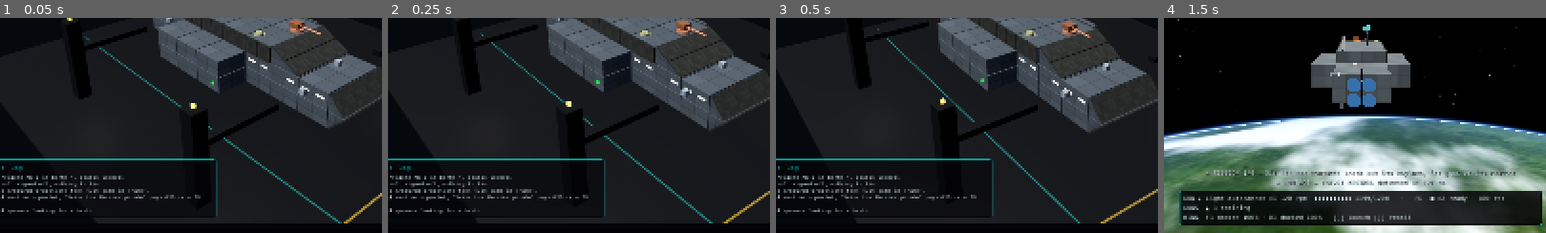
Above: before the commit, frames 1-4 (left to right).
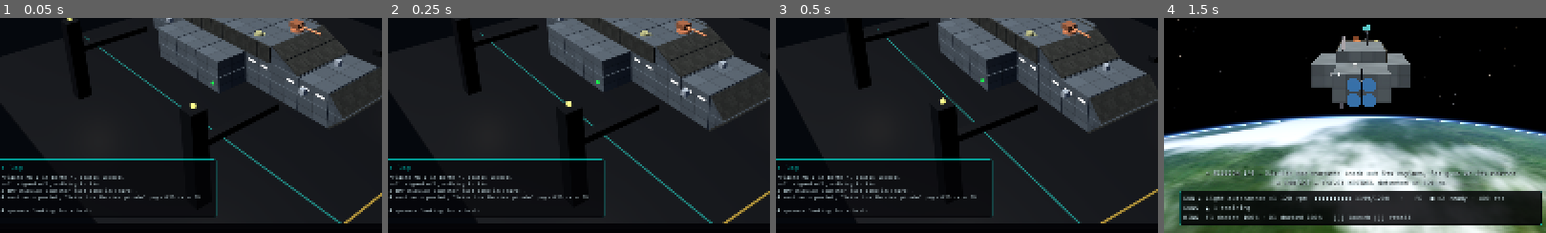
Above: after the commit, the same moments.

Repository: TheBooleanJulian/no-safe-orbit
Game: Godot game, scene res://scenes/shipyard/shipyard.tscn
The game is run twice, just before and just after one commit, with the same random seed, the same clock (stepped at 60 frames per second) and the same inputs. This scene is started directly instead of the project's main scene.
Inputs (mouse positions are % of the whole screen's width and height, from its top left):
- Up to frame 1 (0.05 s): no input
- Up to frame 2 (0.25 s): no input
- Up to frame 3 (0.5 s): no input
- Up to frame 4 (1.5 s): click "LAUNCH ▶" at 0.5 s; tap Enter at 1.25 s; drag from (12, 85) to (60, 28) at 1.27 s
The pictures show only the part of the screen within x 24-74%, y 50-100%; the shares and areas given below are measured in that part.

The runs differ from the first frame. In frame 1, 0.4% of the frame differs, in the area x 2-39%, y 78-82%; in frame 2, 0.4%; in frame 3, 0.4%; in frame 4, nothing differs.

Commit message:
feat: repair and salvage drones (Milestone 15, part 1)
A repair drone patches damaged systems outside a friendly hull (its own
ship first) to the field-repair limit. A salvage drone strips a disabled
hostile or a derelict, a system every 4 s, into spare parts, and brings 30
home at a time into the hold. Both escort when there is no work.

Co-Authored-By: Claude Opus 5.5 <noreply@anthropic.com>

Diff:
--- /dev/null
+++ b/data/catalog/equipment/repair_drone_rack.tres
@@ -0,0 +1,23 @@
+[gd_resource type="Resource" script_class="EquipmentDefinition" load_steps=3 format=3]
+
+[ext_resource type="Script" path="res://scripts/construction/equipment_definition.gd" id="1_def"]
+[ext_resource type="Resource" path="res://data/craft/repair_drone.tres" id="2_craft"]
+
+[resource]
+script = ExtResource("1_def")
+id = &"repair_drone_rack"
+display_name = "Drone rack (repair)"
+kind = 7
+mount = 1
+footprint_cells = Vector2i(1, 1)
+allowed_room_roles = Array[StringName]([])
+allowed_faces = Array[StringName]([&"dorsal", &"ventral", &"port", &"starboard"])
+mass_kg = 2200.0
+power_kw = -10.0
+heat_kw = 0.0
+heat_rejection_kw = 0.0
+thrust_n = 0.0
+color = Color(0.55, 0.9, 0.55, 1)
+craft = ExtResource("2_craft")
+rarity = 1
+drop_weight = 6.0
--- /dev/null
+++ b/data/catalog/equipment/salvage_drone_rack.tres
@@ -0,0 +1,23 @@
+[gd_resource type="Resource" script_class="EquipmentDefinition" load_steps=3 format=3]
+
+[ext_resource type="Script" path="res://scripts/construction/equipment_definition.gd" id="1_def"]
+[ext_resource type="Resource" path="res://data/craft/salvage_drone.tres" id="2_craft"]
+
+[resource]
+script = ExtResource("1_def")
+id = &"salvage_drone_rack"
+display_name = "Drone rack (salvage)"
+kind = 7
+mount = 1
+footprint_cells = Vector2i(1, 1)
+allowed_room_roles = Array[StringName]([])
+allowed_faces = Array[StringName]([&"dorsal", &"ventral", &"port", &"starboard"])
+mass_kg = 2200.0
+power_kw = -10.0
+heat_kw = 0.0
+heat_rejection_kw = 0.0
+thrust_n = 0.0
+color = Color(0.95, 0.75, 0.45, 1)
+craft = ExtResource("2_craft")
+rarity = 1
+drop_weight = 6.0
--- /dev/null
+++ b/data/craft/repair_drone.tres
@@ -0,0 +1,24 @@
+[gd_resource type="Resource" script_class="ShipConfig" load_steps=2 format=3]
+
+[ext_resource type="Script" path="res://scripts/simulation/ship_config.gd" id="1_cfg"]
+
+[resource]
+script = ExtResource("1_cfg")
+display_name = "Repair drone"
+mass_kg = 2000.0
+inertia_kgm2 = Vector3(2600, 2600, 800)
+unlimited_propellant = false
+propellant_capacity_kg = 1000.0
+main_isp_s = 300.0
+rcs_isp_s = 250.0
+thrust_forward_n = 36000.0
+thrust_reverse_n = 14000.0
+thrust_lateral_n = 14000.0
+thrust_vertical_n = 14000.0
+max_torque_nm = Vector3(26000, 26000, 8000)
+assist_max_rate_rad_s = Vector3(1.5, 1.5, 2.0)
+hit_box_center = Vector3(0, 0, 0)
+hit_box_half_extents = Vector3(1.2, 0.8, 1.8)
+cannon_muzzles_body = PackedVector3Array()
+hull_hp = 14.0
+craft_role = &"repair"
--- /dev/null
+++ b/data/craft/salvage_drone.tres
@@ -0,0 +1,24 @@
+[gd_resource type="Resource" script_class="ShipConfig" load_steps=2 format=3]
+
+[ext_resource type="Script" path="res://scripts/simulation/ship_config.gd" id="1_cfg"]
+
+[resource]
+script = ExtResource("1_cfg")
+display_name = "Salvage drone"
+mass_kg = 2600.0
+inertia_kgm2 = Vector3(2600, 2600, 800)
+unlimited_propellant = false
+propellant_capacity_kg = 1000.0
+main_isp_s = 300.0
+rcs_isp_s = 250.0
+thrust_forward_n = 36000.0
+thrust_reverse_n = 14000.0
+thrust_lateral_n = 14000.0
+thrust_vertical_n = 14000.0
+max_torque_nm = Vector3(26000, 26000, 8000)
+assist_max_rate_rad_s = Vector3(1.5, 1.5, 2.0)
+hit_box_center = Vector3(0, 0, 0)
+hit_box_half_extents = Vector3(1.2, 0.8, 1.8)
+cannon_muzzles_body = PackedVector3Array()
+hull_hp = 18.0
+craft_role = &"salvage"
--- a/scripts/app/main.gd
+++ b/scripts/app/main.gd
@@ -1999,6 +1999,14 @@
 		_show_burst(burst, player)
 	beam_view.add(world.take_beams())
 	hud.note_hits(hits, PLAYER_ID, world.sim_time)
+	# Salvage drones' loads: into the hold (at risk until banked), like a beacon's crates.
+	if player_wing.delivered_parts > 0:
+		var parts := player_wing.delivered_parts
+		player_wing.delivered_parts = 0
+		var vessel := get_profile().vessel
+		vessel.cargo["spare_parts"] = int(vessel.cargo.get("spare_parts", 0)) + parts
+		hud.notice("Salvage drones: +%d spare parts into the hold" % parts, world.sim_time)
+		combat_log.record(world.sim_time, "salvage", "Salvage drones brought %d spare parts aboard" % parts)
 	var log_wings: Array[AirWing] = [player_wing]
 	for c in encounter.contacts:
 		log_wings.append(c.wing)
--- a/scripts/simulation/air_wing.gd
+++ b/scripts/simulation/air_wing.gd
@@ -18,6 +18,17 @@
 ##   inert); it resumes its directive when contact is back.
 ## - A craft shot down or lost on entry is LOST; replacing it costs spare
 ##   parts at the station. Damage persists (ShipInstance.wing).
+## - Work drones (Milestone 15), on any directive but RETURN: a repair drone
+##   holds WORK_STANDOFF_M off a damaged system outside a friendly hull (the
+##   carrier's first) and patches it at REPAIR_HP_PER_S up to
+##   ShipSystems.FIELD_REPAIR_LIMIT — the crew's field-repair limit, without
+##   the walk or the airlock; a salvage drone holds off a disabled hostile
+##   or a derelict (the target first, else the nearest within
+##   SALVAGE_RANGE_M of the carrier) and cuts its most valuable system free
+##   every SALVAGE_CUT_S, into SALVAGE_PART_SHARE of its worth in spare
+##   parts; full (SALVAGE_CAPACITY) or out of wrecks it flies them home,
+##   where they are `delivered_parts` (Main puts them in the hold). With no
+##   work either escorts.
 
 enum Status { DOCKED, FLYING, LOST }
 
@@ -32,6 +43,16 @@
 ## Recon craft inside this range of the target give a close inspection.
 const INSPECT_RANGE_M := 3000.0
 const LOG_LIMIT := 20
+## Work drones (see above).
+const WORK_ROLES: Array[StringName] = [&"repair", &"salvage"]
+const WORK_STANDOFF_M := 12.0
+const WORK_RANGE_M := 20.0
+const WORK_SPEED_MPS := 3.0
+const REPAIR_HP_PER_S := 1.5
+const SALVAGE_CUT_S := 4.0
+const SALVAGE_PART_SHARE := 0.5
+const SALVAGE_CAPACITY := 30
+const SALVAGE_RANGE_M := 8000.0
 
 
 class Craft:
@@ -59,6 +80,12 @@
 	## nothing left to fight) rather than recalled: it goes out again once
 	## refuelled and rearmed (AirWing.auto_relaunch).
 	var came_back_itself: bool = false
+	## A salvage drone's load (spare parts) and its cutting clock (s).
+	var cargo_parts: int = 0
+	var work_s: float = 0.0
+
+	func is_worker() -> bool:
+		return config.craft_role in AirWing.WORK_ROLES
 
 	func is_drone() -> bool:
 		return config.cannon == null
@@ -85,6 +112,10 @@
 var jammed: bool = false
 var log: PackedStringArray = PackedStringArray()
 var log_count: int = 0
+## Spare parts salvage drones have brought aboard and Main has not banked yet.
+var delivered_parts: int = 0
+## Systems a work drone has taken on this tick (ship id + part id -> craft id).
+var _claims: Dictionary = {}
 
 
 ## One craft per working craft rack on the carrier's blueprint.
@@ -232,6 +263,7 @@
 		var h := world.get_ship(id)
 		if h != null and h.is_active():
 			hostiles.append(h)
+	_claims.clear()
 	# Our side (never in the line of fire) and hostile missiles (interceptors).
 	_friends.clear()
 	_enemy_missiles.clear()
@@ -253,11 +285,11 @@
 					c.service_left_s = maxf(c.service_left_s - dt, 0.0)
 					if c.service_left_s <= 0.0:
 						_note("%s %s" % [c.label, _resupply_from(carrier, c)])
-				elif c.came_back_itself and auto_relaunch and target != null and c.hull_fraction > 0.5 \
-						and launch_block_reason(world, c) == "":
+				elif c.came_back_itself and auto_relaunch and c.hull_fraction > 0.5 and launch_block_reason(world, c) == "" \
+						and (target != null if not c.is_worker() else (carrier != null and not _work_job(world, c, carrier.position, carrier, target).is_empty())):
 					c.came_back_itself = false
 					launch(world, c)
-					_note("%s back out — %s" % [c.label, target.display_name])
+					_note("%s back out — %s" % [c.label, target.display_name if not c.is_worker() else "there is work"])
 			Status.FLYING:
 				_fly(world, c, carrier, target, hostiles, dt)
 
@@ -296,10 +328,26 @@
 			directive = CraftAI.Directive.RETURN
 			why = "nothing left to strike — returning"
 			c.came_back_itself = true
+	var job := {}
+	if c.is_worker() and directive != CraftAI.Directive.RETURN:
+		job = _work_job(world, c, s.position, carrier, target) if c.cargo_parts < SALVAGE_CAPACITY else {}
+		if not job.is_empty():
+			why = job.text
+		elif c.cargo_parts > 0:
+			directive = CraftAI.Directive.RETURN
+			why = "%s — bringing %d spare parts home" % ["hold full" if c.cargo_parts >= SALVAGE_CAPACITY else "nothing left to salvage", c.cargo_parts]
+			c.came_back_itself = true
+		else:
+			directive = CraftAI.Directive.ESCORT
 	if why != c.override_reason:
 		c.override_reason = why
 		if why != "":
 			_note("%s %s" % [c.label, why])
+	if not job.is_empty():
+		c.held_input = _work_input(s, job)
+		world.set_input(c.id, c.held_input)
+		_work(c, s, job, dt)
+		return
 	var rack_point := s.position
 	if carrier != null and carrier.is_active():
 		var frame := rack_frame(world, c)
@@ -316,6 +364,126 @@
 			and s.position.distance_to(rack_point) < RECOVER_RADIUS_M \
 			and (s.velocity - carrier.velocity).length() < RECOVER_SPEED_MPS:
 		_recover(world, c)
+
+
+# --- Work drones (Milestone 15) -------------------------------------------------------
+
+## The job for work drone `c` seen from `from`: {ship, part, point (where to
+## hold), look (the part), text} — {} if there is none.
+func _work_job(world: WorldSimulation, c: Craft, from: Vector3, carrier: ShipState, target: ShipState) -> Dictionary:
+	var best := {}
+	var best_score := INF
+	if c.config.craft_role == &"repair":
+		for ship in _friends:
+			if ship.systems == null or ship.missile != null or (carrier != null and ship.position.distance_to(carrier.position) > comms_range_m):
+				continue
+			var crew_on := ship.systems.repair_task.equipment_id if ship.systems.repair_task != null else ""
+			for e in ship.systems.equipment:
+				if e.destroyed() or not e.def.is_external() or e.hp >= ShipSystems.FIELD_REPAIR_LIMIT * e.max_hp - 1e-3 \
+						or e.id == crew_on or _claimed_by_other(ship, e, c):
+					continue
+				var site := _site(ship, e)
+				var score := from.distance_to(site[0]) + (0.0 if ship == carrier else 1.0e6)
+				if score < best_score:
+					best_score = score
+					best = {"ship": ship, "part": e, "point": site[0], "look": site[1],
+						"text": "patching %s %s on %s" % [e.def.display_name, e.id, ship.display_name]}
+	else:
+		var wreck: ShipState = target if _salvageable(target) else null
+		if wreck == null:
+			var nearest := INF
+			for id in world.ship_ids():
+				var w := world.get_ship(id)
+				if not _salvageable(w) or (carrier != null and w.position.distance_to(carrier.position) > SALVAGE_RANGE_M):
+					continue
+				var d := from.distance_to(w.position)
+				if d < nearest:
+					nearest = d
+					wreck = w
+		if wreck == null:
+			return {}
+		for e in wreck.systems.equipment:
+			if e.destroyed() or _claimed_by_other(wreck, e, c):
+				continue
+			var worth := ServiceYard.equipment_cost(e.def) * e.hp / maxf(e.max_hp, 1e-6)
+			if -worth < best_score:
+				best_score = -worth
+				var site := _site(wreck, e)
+				best = {"ship": wreck, "part": e, "point": site[0], "look": site[1],
+					"text": "salvaging %s (%d / %d parts aboard)" % [wreck.display_name, c.cargo_parts, SALVAGE_CAPACITY]}
+	if not best.is_empty():
+		_claims["%s/%s" % [(best.ship as ShipState).id, (best.part as ShipSystems.EquipmentState).id]] = c.id
+	return best
+
+
+## A disabled hostile or a derelict, not ours, with something left to cut.
+func _salvageable(w: ShipState) -> bool:
+	if w == null or not w.is_active() or w.systems == null or w.missile != null or w.systems.captured or w in _friends:
+		return false
+	if not (w.derelict or w.systems.is_disabled()):
+		return false
+	return w.systems.equipment.any(func(e: ShipSystems.EquipmentState) -> bool: return not e.destroyed())
+
+
+func _claimed_by_other(ship: ShipState, e: ShipSystems.EquipmentState, c: Craft) -> bool:
+	var who: StringName = _claims.get("%s/%s" % [ship.id, e.id], &"")
+	return who != &"" and who != c.id
+
+
+## [where to hold, the part] (world) for work on part `e` of `ship`: off its
+## mount's face for a system outside the hull, else off the hull towards it.
+func _site(ship: ShipState, e: ShipSystems.EquipmentState) -> Array:
+	var part := ship.position + ship.orientation * e.body_position
+	var face: StringName = ship.systems.blueprint.equipment[e.index].face
+	var out := Vector3(ShipGrid.FACE_NORMALS.get(face, Vector3i.ZERO))
+	var depth := WORK_STANDOFF_M
+	if out == Vector3.ZERO or not e.def.is_external():
+		out = e.body_position - ship.config.hit_box_center
+		depth += ship.config.hit_box_half_extents.length()
+	if out.length_squared() < 1e-6:
+		out = Vector3.UP
+	return [part + ship.orientation * out.normalized() * depth, part]
+
+
+## Hold the work station, nose on the part (no avoidance: it works close in).
+func _work_input(s: ShipState, job: Dictionary) -> ShipControlInput:
+	var input := ShipControlInput.create(Vector3.ZERO, Vector3.ZERO, true)
+	input.hold_translation = false
+	var point: Vector3 = job.point
+	CraftAI.steer(s, point, (job.ship as ShipState).velocity, input, clampf(s.position.distance_to(point) * 0.25, 2.0, CraftAI.MAX_CLOSING_MPS))
+	CraftAI.point(s, (job.look as Vector3) - s.position, input)
+	return input
+
+
+## On station and matched in speed: patch, or cut.
+func _work(c: Craft, s: ShipState, job: Dictionary, dt: float) -> void:
+	var ship: ShipState = job.ship
+	if s.position.distance_to(job.point) > WORK_RANGE_M or (s.velocity - ship.velocity).length() > WORK_SPEED_MPS:
+		return
+	var sys := ship.systems
+	var e: ShipSystems.EquipmentState = job.part
+	if c.config.craft_role == &"repair":
+		var limit := ShipSystems.FIELD_REPAIR_LIMIT * e.max_hp
+		e.hp = minf(e.hp + REPAIR_HP_PER_S * dt, limit)
+		if e.hp >= limit - 1e-6:
+			sys.solve_power()
+			ship.config = sys.effective_config()
+			_note("%s patched %s %s on %s to %d %%" % [c.label, e.def.display_name, e.id, ship.display_name, roundi(ShipSystems.FIELD_REPAIR_LIMIT * 100.0)])
+		return
+	c.work_s += dt
+	if c.work_s < SALVAGE_CUT_S:
+		return
+	c.work_s = 0.0
+	var parts := maxi(1, roundi(ServiceYard.equipment_cost(e.def) * e.hp / maxf(e.max_hp, 1e-6) * SALVAGE_PART_SHARE))
+	parts = mini(parts, SALVAGE_CAPACITY - c.cargo_parts)
+	# Cut free, not shot: a reactor is shut down and lifted out, no blast.
+	e.hp = 0.0
+	sys.solve_power()
+	sys._state_changed()
+	ship.config = sys.effective_config()
+	c.cargo_parts += parts
+	_note("%s cut %s %s free from %s: +%d spare parts (%d / %d)" % [c.label, e.def.display_name, e.id, ship.display_name, parts,
+		c.cargo_parts, SALVAGE_CAPACITY])
 
 
 ## Refuel and rearm a docked craft from the carrier's own stores: its
@@ -365,6 +533,10 @@
 	c.comms_lost_s = 0.0
 	if c.directive == CraftAI.Directive.RETURN:
 		c.directive = CraftAI.Directive.RECON if c.is_drone() else CraftAI.Directive.STRIKE
+	if c.cargo_parts > 0:
+		delivered_parts += c.cargo_parts
+		_note("%s brought %d spare parts aboard" % [c.label, c.cargo_parts])
+		c.cargo_parts = 0
 	var needs := c.propellant_fraction < 1.0 or (c.config.cannon != null and c.ammo < c.config.cannon.magazine_rounds)
 	c.service_left_s = SERVICE_S if needs else 0.0
 	_note("%s recovered%s" % [c.label, " — servicing %.0f s" % SERVICE_S if needs else ""])
--- a/scripts/simulation/craft_ai.gd
+++ b/scripts/simulation/craft_ai.gd
@@ -85,6 +85,8 @@
 	&"bomber": "Bomber: long steady runs on ships with a heavy cannon from 1.1 km, then breaks away",
 	&"recon": "Recon drone: never fires; holds 1.5 km from the target and watches",
 	&"ew": "EW drone: never fires; holds 1.2 km out towards the threat so its jamming covers your ship",
+	&"repair": "Repair drone: patches damaged systems outside your hulls (guns, radiators, engines, sensors) to 75 %, your ship's first; no work → escorts",
+	&"salvage": "Salvage drone: strips disabled hostiles and derelicts, a system every 4 s, into spare parts; brings 30 home at a time; no work → escorts",
 }
 const DIRECTIVE_HELP := [
 	"Intercept: engage the nearest hostile craft (interceptors: missiles first); none → screen the ship",
--- a/tests/smoke/smoke_wing.gd
+++ b/tests/smoke/smoke_wing.gd
@@ -148,6 +148,13 @@
 		if not c.is_drone():
 			fighter = c
 	_check(fighter.status == AirWing.Status.DOCKED and main.player_wing.launch(main.world, fighter) == "", "the replacement launches")
+	# Milestone 15: what salvage drones bring aboard goes into the hold.
+	var held := int(profile.vessel.cargo.get("spare_parts", 0))
+	main.player_wing.delivered_parts = 12
+	for i in 3:
+		await process_frame
+	_check(int(profile.vessel.cargo.get("spare_parts", 0)) == held + 12 and main.player_wing.delivered_parts == 0,
+		"salvage drones' 12 spare parts go into the hold (%d → %d)" % [held, int(profile.vessel.cargo.get("spare_parts", 0))])
 	_finish()
 
 
--- /dev/null
+++ b/tests/unit/test_m15_drones.gd
@@ -0,0 +1,129 @@
+extends TestCase
+## Measures: Milestone 15 — repair and salvage drones. A repair drone flies
+## to a damaged system outside its carrier's hull and patches it to the
+## field-repair limit (never past it, never a destroyed one); a salvage
+## drone strips a disabled hostile, a system at a time, into spare parts,
+## brings a full load home and delivers it; with nothing to do they escort;
+## the racks are in the catalog under Drones and their roles are explained.
+
+const DT := 1.0 / 60.0
+
+
+func _catalog() -> ConstructionCatalog:
+	return ConstructionCatalog.default_catalog()
+
+
+## The stock frigate with its recon drone rack swapped for `rack`.
+func _carrier(id: StringName, pos: Vector3, side: StringName, rack: StringName = &"") -> ShipState:
+	var bp := BlueprintIO.load_file(BlueprintIO.DEFAULT_TEMPLATE, PackedStringArray())
+	for e in bp.equipment:
+		if e.def_id == &"drone_rack" and rack != &"":
+			e.def_id = rack
+	var grid := ShipGrid.build(bp, _catalog())
+	var stats := ShipStats.compute(bp, grid)
+	var cfg := stats.to_ship_config(String(id))
+	var s := ShipState.create(id, String(id), cfg, pos)
+	s.side = side
+	s.attach_systems(ShipSystems.create(bp, grid, stats, cfg))
+	return s
+
+
+func _worker(wing: AirWing, role: StringName) -> AirWing.Craft:
+	for c in wing.crafts:
+		if c.config.craft_role == role:
+			return c
+	return null
+
+
+func test_a_repair_drone_patches_systems_outside_the_hull() -> void:
+	var world := WorldSimulation.new(DT)
+	var me := _carrier(&"me", Vector3.ZERO, &"player", &"repair_drone_rack")
+	world.add_ship(me)
+	var wing := AirWing.for_ship(me)
+	world.wings.append(wing)
+	var drone := _worker(wing, &"repair")
+	assert_true(drone != null and drone.is_drone() and drone.is_worker(), "the rack carries a repair drone (%s)" % (drone.label if drone != null else "none"))
+	if drone == null:
+		return
+	# Two damaged systems outside the hull and one destroyed; the drone isn't one of them.
+	var hurt: Array[ShipSystems.EquipmentState] = []
+	var gone: ShipSystems.EquipmentState = null
+	for e in me.systems.equipment:
+		if not e.def.is_external() or e.id == drone.rack_id or e.def.kind == EquipmentDefinition.Kind.CRAFT_MOUNT:
+			continue
+		if gone == null and e.def.kind == EquipmentDefinition.Kind.SENSOR:
+			e.hp = 0.0
+			gone = e
+		elif hurt.size() < 2 and e.def.kind in [EquipmentDefinition.Kind.CANNON, EquipmentDefinition.Kind.RADIATOR]:
+			e.hp = 0.2 * e.max_hp
+			hurt.append(e)
+	assert_true(hurt.size() == 2 and gone != null, "set up: two systems at 20 %, the mast destroyed")
+	assert_true(wing.launch(world, drone) == "", "launched")
+	var t := 0.0
+	while t < 240.0 and not hurt.all(func(e: ShipSystems.EquipmentState) -> bool: return e.hp >= ShipSystems.FIELD_REPAIR_LIMIT * e.max_hp - 1e-3):
+		world.step()
+		t += DT
+	var patched := "\n".join(wing.log).count("patched")
+	print("    measured: both patched to %d %% / %d %% in %.0f s (%.1f hp/s on station); the mast stays at %.0f hp; log: %d patched; crew repair %s" % [
+		roundi(100.0 * hurt[0].hp / hurt[0].max_hp), roundi(100.0 * hurt[1].hp / hurt[1].max_hp), t, AirWing.REPAIR_HP_PER_S, gone.hp,
+		patched, "never started" if me.systems.repair_task == null else "started"])
+	for e in hurt:
+		assert_near(e.hp, ShipSystems.FIELD_REPAIR_LIMIT * e.max_hp, 1e-3, "%s patched to the field limit, no further (hp)" % e.id)
+	assert_true(gone.destroyed(), "a destroyed system needs the yard")
+	assert_true(patched == 2 and me.systems.repair_task == null, "the drone did it, not the crew")
+	# Nothing left to patch: it escorts.
+	for i in 240:
+		world.step()
+	assert_true(drone.status == AirWing.Status.FLYING and drone.override_reason == "", "no work: it flies its escort slot")
+
+
+func test_a_salvage_drone_strips_a_wreck_and_brings_the_parts_home() -> void:
+	var world := WorldSimulation.new(DT)
+	var me := _carrier(&"me", Vector3.ZERO, &"player", &"salvage_drone_rack")
+	var wreck := _carrier(&"wreck", Vector3(0, 0, -1500), &"hostile")
+	world.add_ship(me)
+	world.add_ship(wreck)
+	var wing := AirWing.for_ship(me)
+	wing.target_id = &"wreck"
+	world.wings.append(wing)
+	var drone := _worker(wing, &"salvage")
+	assert_true(drone != null, "the rack carries a salvage drone")
+	if drone == null:
+		return
+	# Still fighting: nothing to salvage.
+	assert_true(wing._work_job(world, drone, me.position, me, wreck).is_empty(), "a ship still fighting isn't salvage")
+	for e in wreck.systems.equipment:
+		if e.def.kind == EquipmentDefinition.Kind.REACTOR:
+			e.hp = 0.0
+	wreck.systems.solve_power()
+	wreck.systems._state_changed()
+	assert_true(wreck.systems.is_disabled(), "the hostile is disabled (%s)" % wreck.systems.disabled_reason())
+	var intact := wreck.systems.intact_fraction()
+	wing.auto_relaunch = false
+	assert_true(wing.launch(world, drone) == "", "launched")
+	var t := 0.0
+	var peak := 0
+	while t < 300.0 and wing.delivered_parts == 0:
+		world.step()
+		t += DT
+		peak = maxi(peak, drone.cargo_parts)
+	var cuts := "\n".join(wing.log).count("cut ")
+	print("    measured: %d systems cut free, load %d / %d, %d delivered after %.0f s; wreck %d %% → %d %% intact; drone %s" % [
+		cuts, peak, AirWing.SALVAGE_CAPACITY, wing.delivered_parts, t, roundi(intact * 100.0), roundi(wreck.systems.intact_fraction() * 100.0),
+		AirWing.STATUS_NAMES[drone.status]])
+	assert_true(cuts >= 2 and wreck.systems.intact_fraction() < intact, "it cut systems free")
+	assert_true(peak == AirWing.SALVAGE_CAPACITY and wing.delivered_parts == AirWing.SALVAGE_CAPACITY,
+		"a full load (%d) brought home and delivered" % AirWing.SALVAGE_CAPACITY)
+	assert_true(drone.status == AirWing.Status.DOCKED and drone.cargo_parts == 0, "recovered, its hold emptied")
+	assert_true(wreck.systems.explosions.is_empty(), "cutting the reactor out sets nothing off")
+
+
+func test_drone_racks_in_the_catalog() -> void:
+	var cat := _catalog()
+	for id: StringName in [&"repair_drone_rack", &"salvage_drone_rack"]:
+		var def: EquipmentDefinition = cat.equipment.get(id)
+		assert_true(def != null and def.validate().is_empty() and def.craft != null and def.craft.cannon == null, "%s: an unarmed drone rack" % id)
+		if def != null:
+			assert_true(Shipyard.palette_place("equipment", def) == ["Hangars & craft", "Drones"], "%s under Drones" % id)
+			assert_true(str(CraftAI.ROLE_HELP.get(def.craft.craft_role, "")) != "", "its role is explained")
+			assert_true(def.rarity != Rarity.Tier.COMMON, "rarer than common: loot and the quartermaster")
Not shown, added: tests/unit/test_m15_drones.gd.uid
Not shown, changed: CHANGELOG.md
Not shown, changed: docs/ARCHITECTURE.md
Not shown, changed: docs/ROADMAP.md
